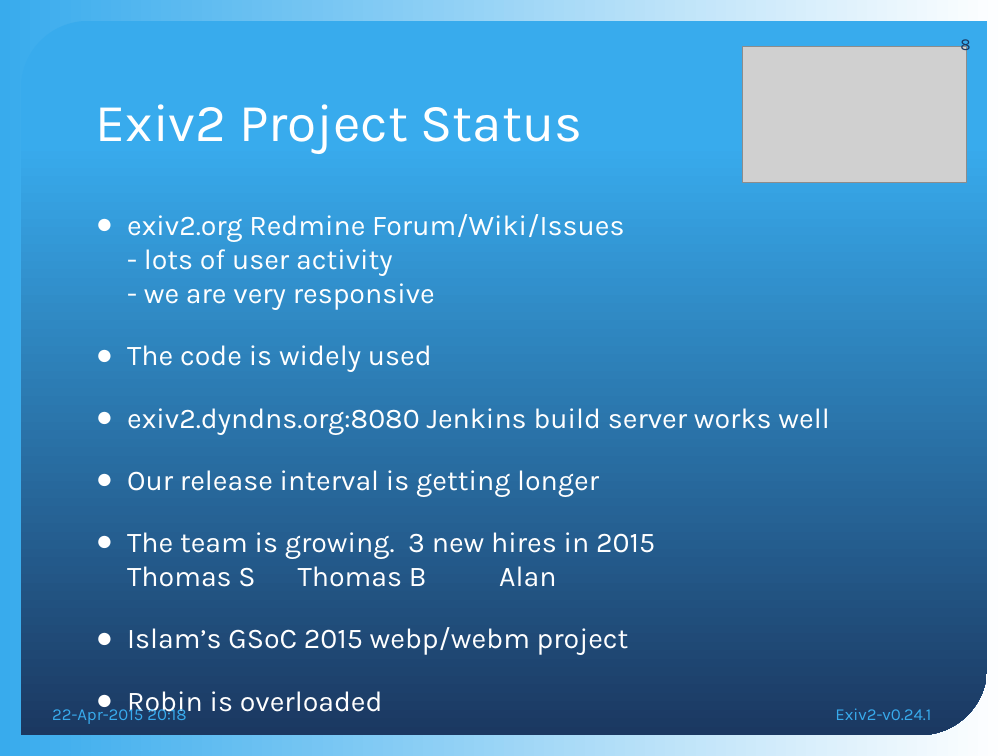
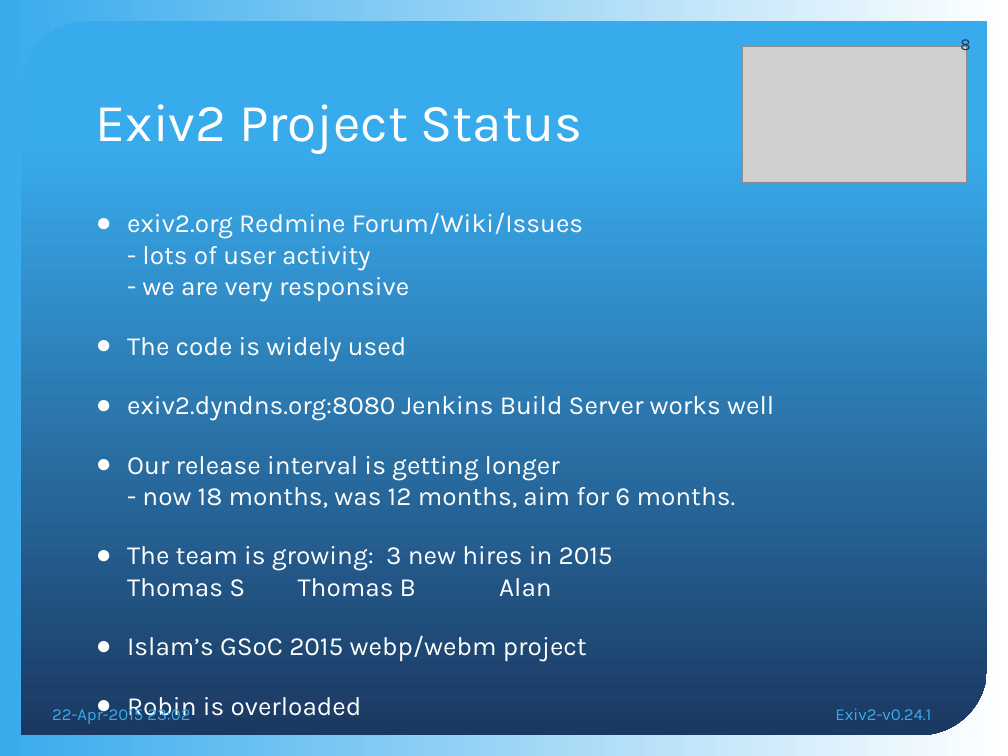
Before and after one commit to nehaljwani/team.exiv2.org, a slide deck: slide 8 of meetings/Exiv2-v0.24.1.pptx. Drawn at 1008x756 pixels with LibreOffice and Linux fonts; fonts in the diff are those of the drawing; grey boxes stand for pictures; background and template pictures are left out. Boxes give left, top, right and bottom in pixels: in the first picture for what was removed or moved away, otherwise in the second. Text is boxed around its words. In the diff, an @@ line names an element or a change of style, - is before the commit and + after.

```diff
--- a/meetings/Exiv2-v0.24.1.pptx
+++ b/meetings/Exiv2-v0.24.1.pptx
@@ text at bbox=[127, 213, 587, 662]: size 20.4 to 18.7 pt in "exiv2.org Redmine Forum/Wiki/Issues - lots of user ...", "The code is widely used", "Islam’s GSoC 2015 webp/webm project", "Robin is overloaded" @@
@@ text at bbox=[127, 396, 774, 597]: text changed; size 20.4 to 18.7 pt @@
-● exiv2.dyndns.org:8080 Jenkins build server works well
-● Our release interval is getting longer
-● The team is growing. 3 new hires in 2015
-  Thomas S Thomas B Alan
+● exiv2.dyndns.org:8080 Jenkins Build Server works well
+● Our release interval is getting longer
+  - now 18 months, was 12 months, aim for 6 months.
+● The team is growing: 3 new hires in 2015
+  Thomas S Thomas B Alan
@@ text at bbox=[52, 705, 190, 724]: text changed @@
-22-Apr-2015 20:18
+22-Apr-2015 23:02
```
Also in this commit, not shown: 8 other slides changed, 1 other file.
